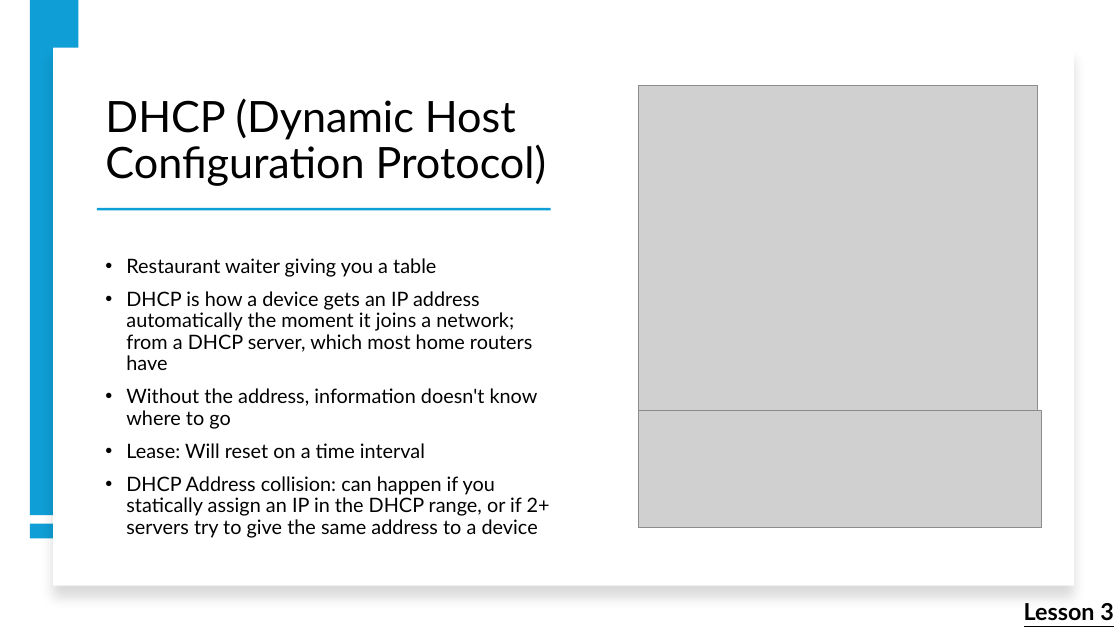
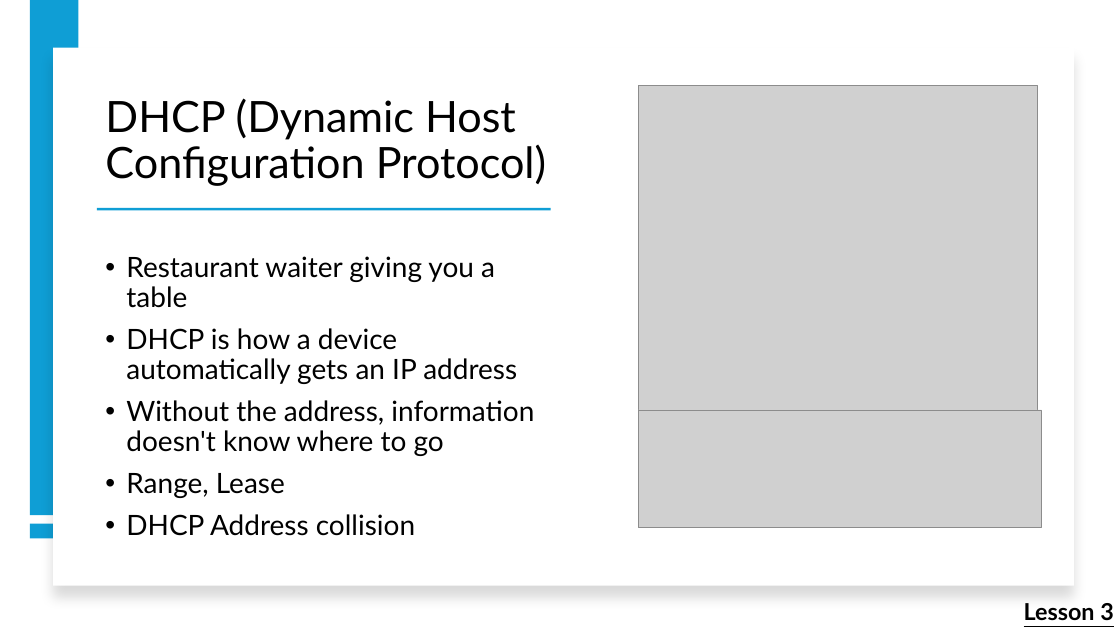
Before and after one commit to cadenkelly-lang/CyberSec-Networking-2026-REU, a slide deck: slide 33 of Module Content, End of Summer Presentation Content/Training Module Slides.pptx (slide 31 before the commit). Drawn at 1120x630 pixels with LibreOffice and Linux fonts; fonts in the diff are those of the drawing; grey boxes stand for pictures. Boxes give left, top, right and bottom in pixels: in the first picture for what was removed or moved away, otherwise in the second. Text is boxed around its words. In the diff, an @@ line names an element or a change of style, - is before the commit and + after.

```diff
--- a/Module Content, End of Summer Presentation Content/Training Module Slides.pptx
+++ b/Module Content, End of Summer Presentation Content/Training Module Slides.pptx
@@ text at (x1=126, y1=256, x2=534, y2=456): size 17 to 24 pt in "Restaurant waiter giving you a table", "Without the address, information doesn't know where ..." @@
@@ text at (x1=126, y1=328, x2=517, y2=384): text changed; size 17 to 24 pt @@
-• DHCP is how a device gets an IP address automatically the moment it joins a network; from a DHCP server, which most home routers have
+• DHCP is how a device automatically gets an IP address
@@ text at (x1=126, y1=473, x2=415, y2=536): text changed; size 17 to 24 pt @@
-• Lease: Will reset on a time interval
-• DHCP Address collision: can happen if you statically assign an IP in the DHCP range, or if 2+ servers try to give the same address to a device
+• Range, Lease
+• DHCP Address collision
```
Also in this commit, not shown: 9 other slides changed, 3 slides added, 1 slide removed, 1 other file.
